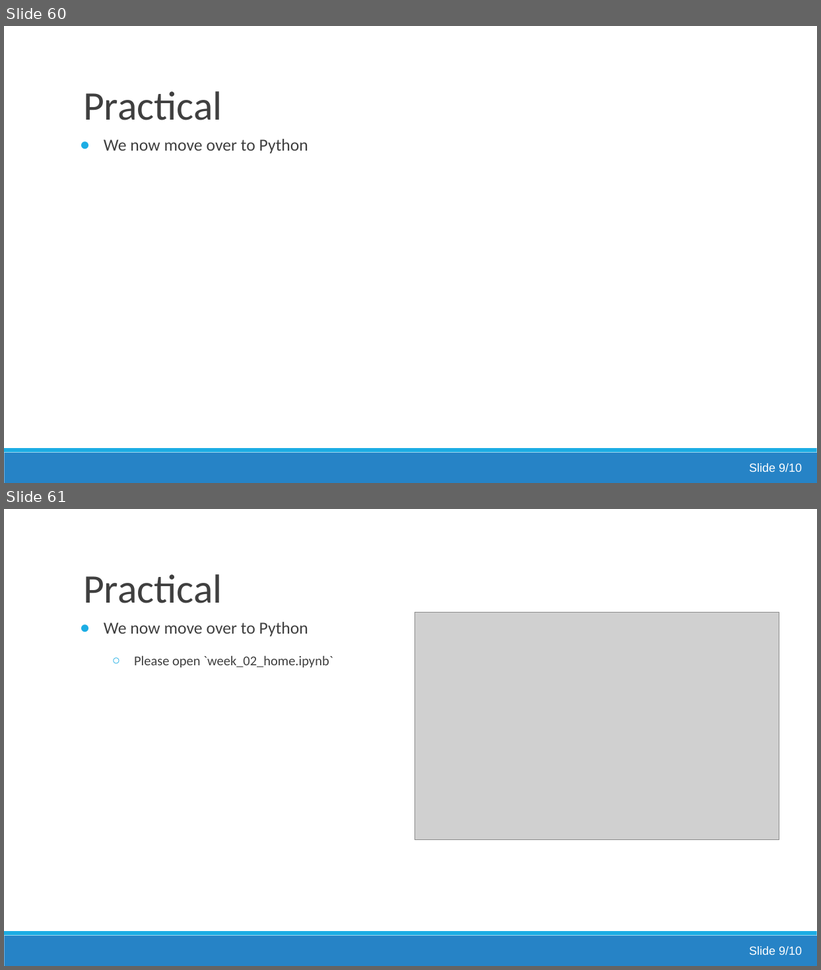
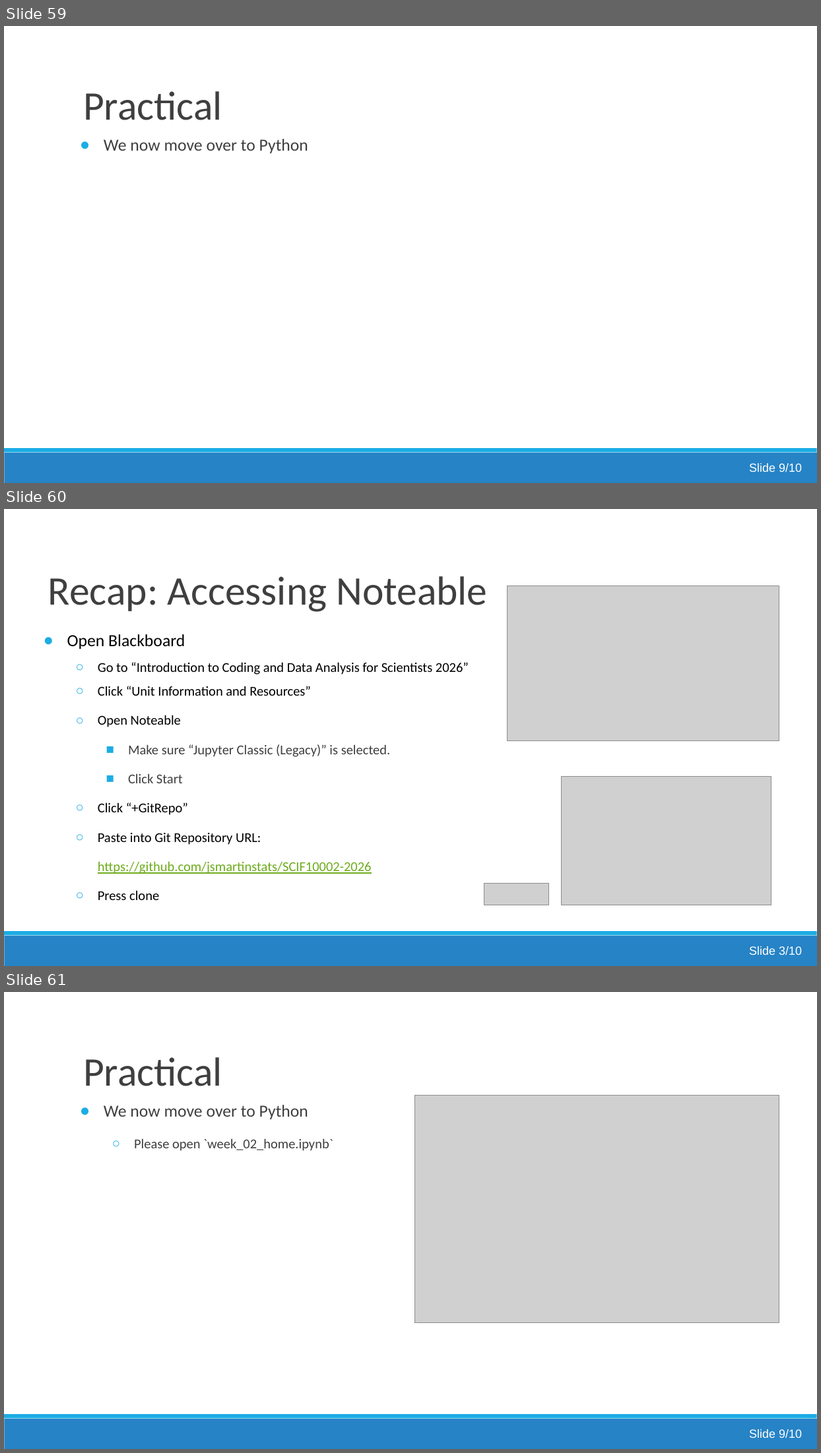
Before and after one commit to jsmartinstats/SCIF10002-2026, a slide deck: 02/Lecture2_Booleans_and_Conditionals.pptx. Shown one above the other, each under a label of ours: slides 60 and 61 before the commit, slides 59, 60 and 61 after it. The pictures are 821x970 and 821x1453 pixels, drawn with LibreOffice and Linux fonts; fonts in the diff are those of the drawing; grey boxes stand for pictures. Boxes give left, top, right and bottom in pixels: in the first picture for what was removed or moved away, otherwise in the second. Text is boxed around its words. In the diff, an @@ line names an element or a change of style, - is before the commit and + after.

```diff
--- a/02/Lecture2_Booleans_and_Conditionals.pptx
+++ b/02/Lecture2_Booleans_and_Conditionals.pptx
@@ slide 60 added at [4,509,817,966], background #FFFFFF; not listed: 2 template elements that a slide beside it also shows @@
@@ title added at [48,576,487,612], 48 pt, text #3F3F3F @@
+Recap: Accessing Noteable
@@ picture added at [507,586,780,741] @@
@@ rectangle added at [37,593,793,665], fill #FFFFFF, outline #FFFFFF 2 pt @@
@@ text added at [67,634,469,874], 16 pt, text #000000 @@
+● Open Blackboard
+  ○ Go to “Introduction to Coding and Data Analysis for Scientists 2026”
+  ○ Click “Unit Information and Resources”
+  ○ Open Noteable
+    ■ Make sure “Jupyter Classic (Legacy)” is selected.
+    ■ Click Start
+  ○ Click “+GitRepo”
+  ○ Paste into Git Repository URL:
+    https://github.com/jsmartinstats/SCIF10002-2026
+  ○ Press clone
@@ picture added at [562,777,772,906] @@
@@ picture added at [484,883,548,906] @@
@@ text added at [749,947,802,955], 14 pt, text #FFFFFF @@
+Slide 3/10
@@ what was slide 60 is now slide 59 @@
```
Also in this commit, not shown: 12 slides changed, 2 other slides added, 3 slides removed, 9 other files.
